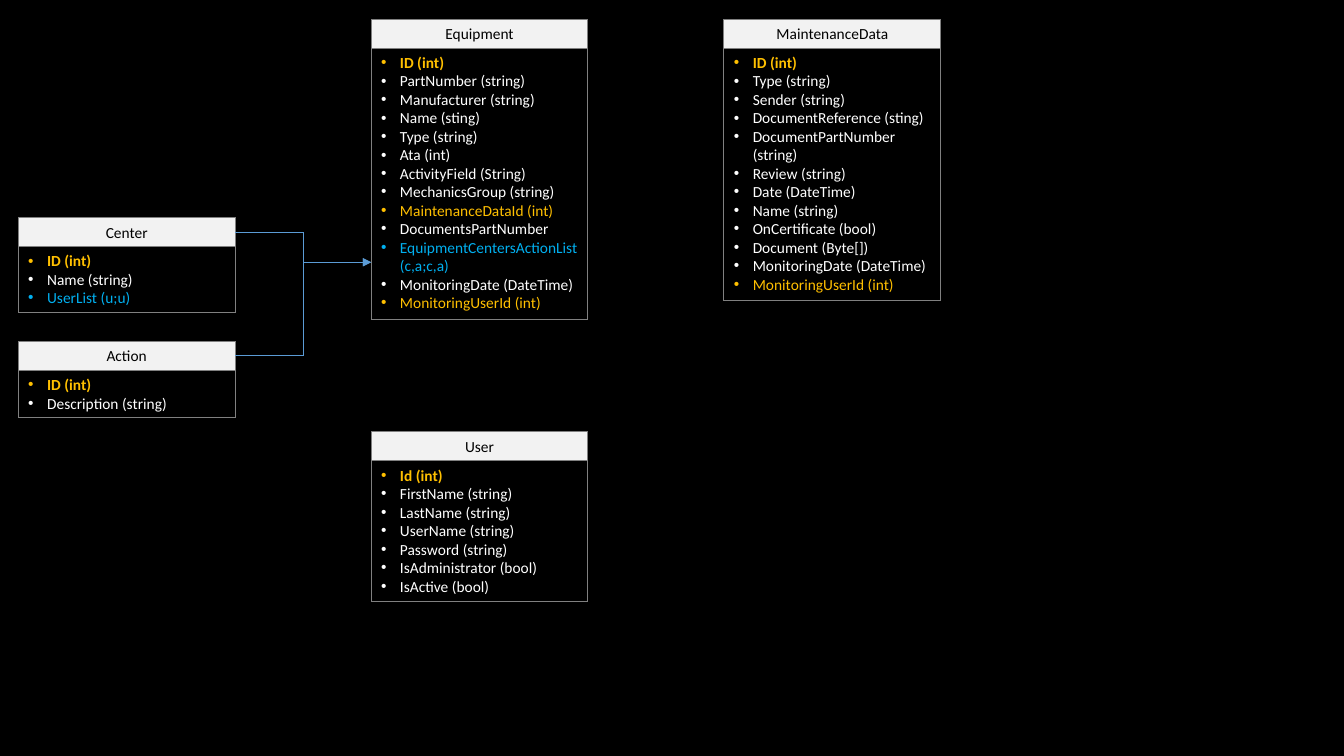
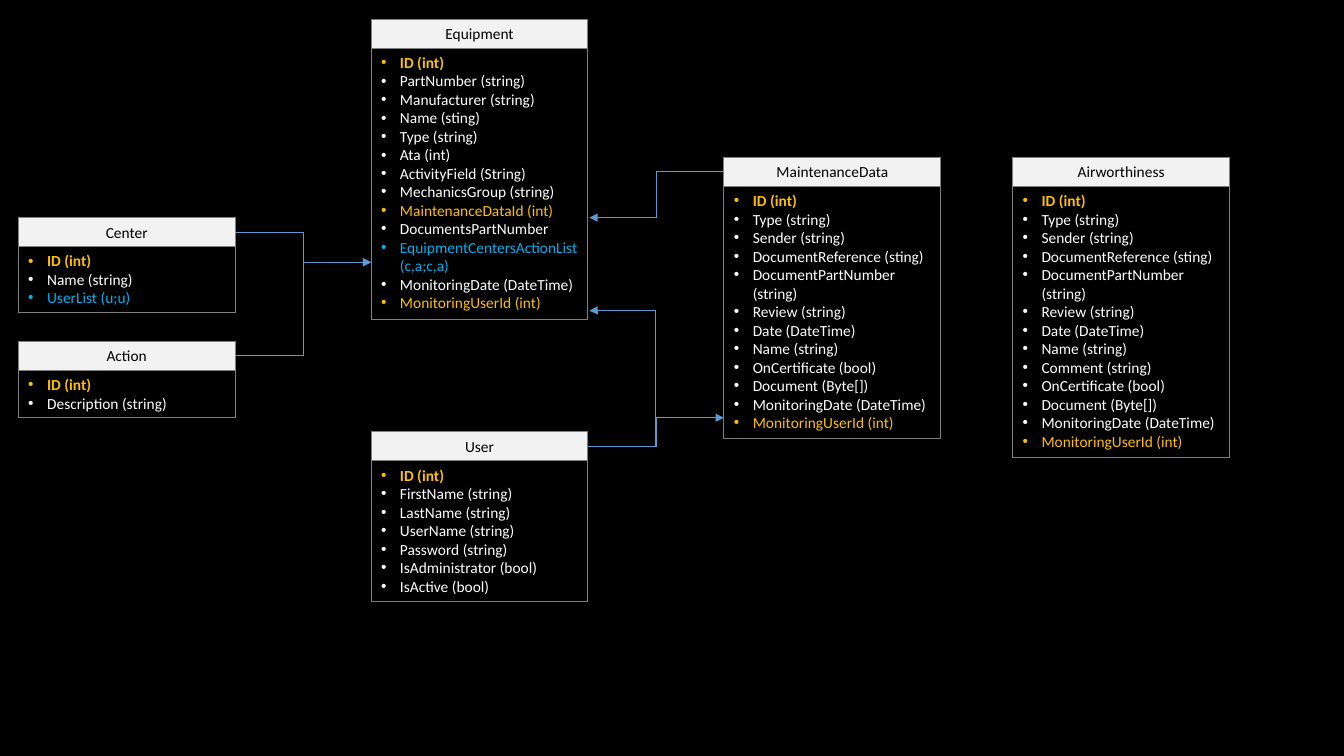
Before and after one commit to Arsaphes/CapaNavDoc, a slide deck: slide 1 of Database.pptx. Drawn at 1344x756 pixels with LibreOffice and Linux fonts; fonts in the diff are those of the drawing. Boxes give left, top, right and bottom in pixels: in the first picture for what was removed or moved away, otherwise in the second. Text is boxed around its words. In the diff, an @@ line names an element or a change of style, - is before the commit and + after.

```diff
--- a/Database.pptx
+++ b/Database.pptx
@@ elbow arrow added from (724, 172) to (590, 218), #5B9BD5 0.5 pt @@
@@ rectangle "MaintenanceData": place and size @@
-rectangle "MaintenanceData" at (724, 19, 941, 48)
+rectangle "MaintenanceData" at (724, 157, 941, 187)
@@ rectangle added at (1013, 157, 1230, 187), fill #F2F2F2, outline #808080 0.75 pt, 11 pt, text #000000 @@
+Airworthiness
@@ rectangle "ID (int)": place and size @@
-rectangle "ID (int)" at (724, 48, 941, 301)
+rectangle "ID (int)" at (724, 187, 941, 440)
@@ rectangle added at (1013, 187, 1230, 458), outline #808080 0.75 pt, 11 pt, text #FFFFFF @@
+• ID (int)
+• Type (string)
+• Sender (string)
+• DocumentReference (sting)
+• DocumentPartNumber (string)
+• Review (string)
+• Date (DateTime)
+• Name (string)
+• Comment (string)
+• OnCertificate (bool)
+• Document (Byte[])
+• MonitoringDate (DateTime)
+• MonitoringUserId (int)
@@ elbow arrow added from (588, 447) to (590, 311), #5B9BD5 0.5 pt @@
@@ elbow arrow added from (588, 447) to (724, 418), #5B9BD5 0.5 pt @@
@@ text in rectangle at (400, 470, 444, 483): text changed @@
-• Id (int)
+• ID (int)
```
Also in this commit, not shown: 15 other files.
